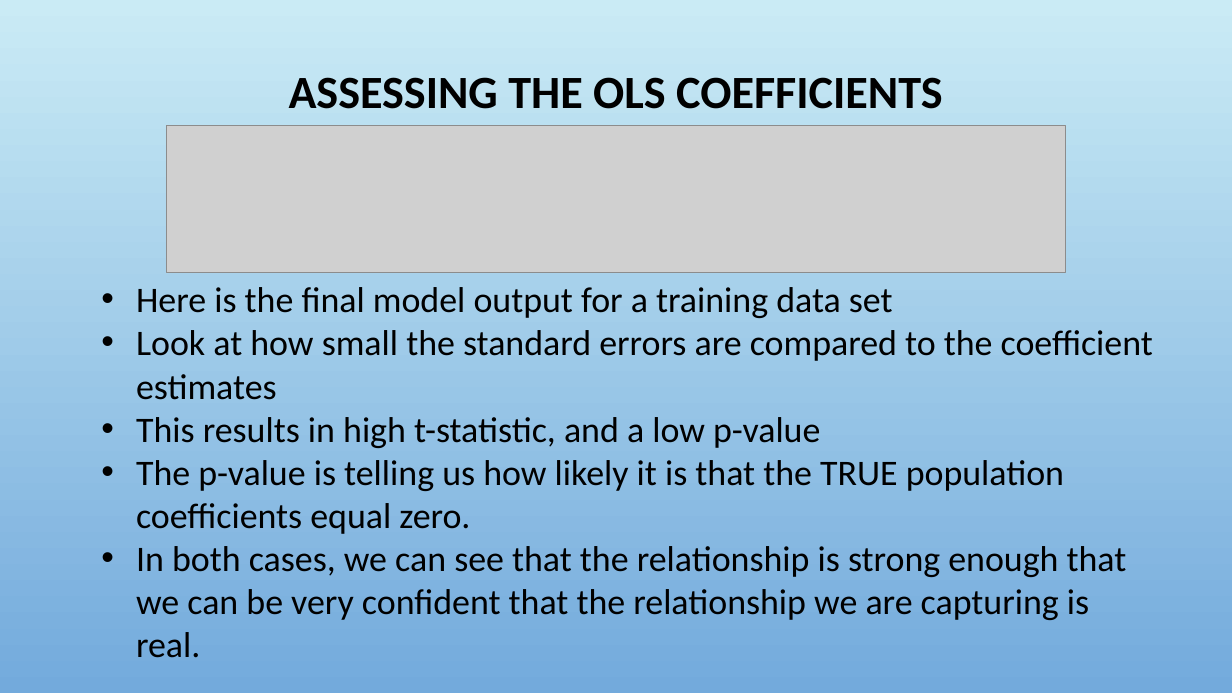
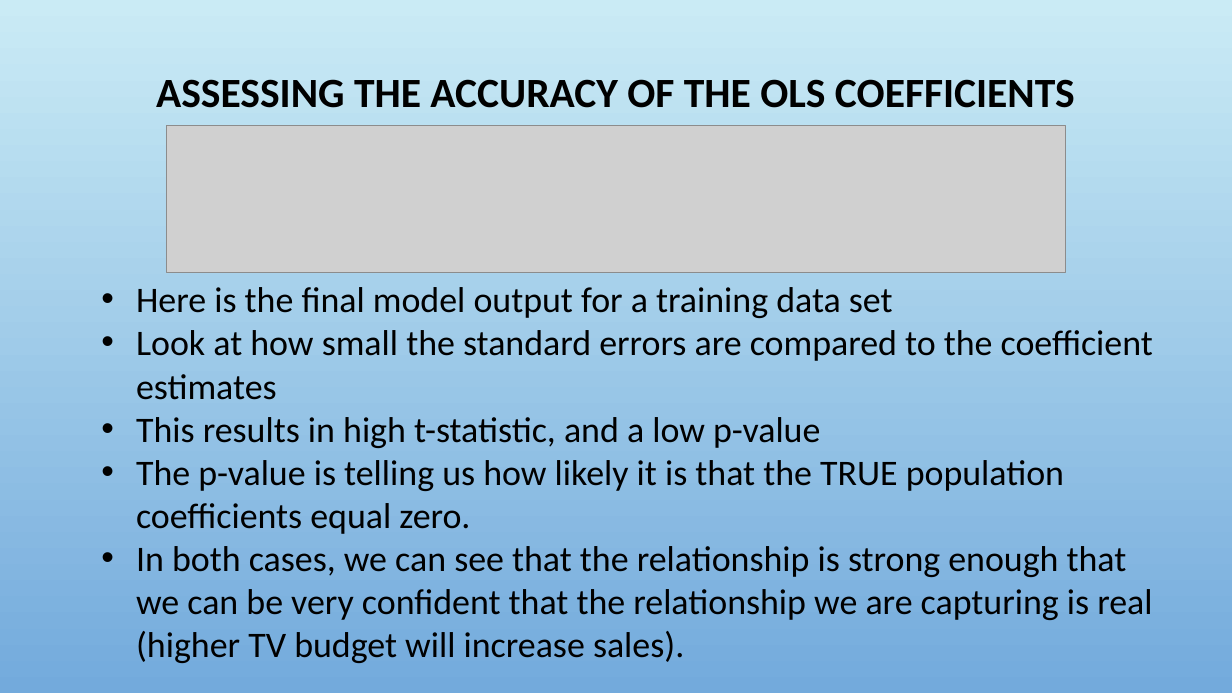
Before and after one commit to fredhutchio/intro-machine-learning, a slide deck: slide 27 of 3. Regression.pptx. Drawn at 1232x693 pixels with LibreOffice and Linux fonts; fonts in the diff are those of the drawing; grey boxes stand for pictures; background and template pictures are left out. Boxes give left, top, right and bottom in pixels: in the first picture for what was removed or moved away, otherwise in the second. Text is boxed around its words. In the diff, an @@ line names an element or a change of style, - is before the commit and + after.

```diff
--- a/3. Regression.pptx
+++ b/3. Regression.pptx
@@ title at [156, 79, 1075, 108]: text changed; size 36 to 32.4 pt @@
-ASSESSING THE OLS COEFFICIENTS
+ASSESSING THE ACCURACY OF THE OLS COEFFICIENTS
@@ text at [136, 546, 1152, 663]: text changed @@
-• In both cases, we can see that the relationship is strong enough that we can be very confident that the relationship we are capturing is real.
+• In both cases, we can see that the relationship is strong enough that we can be very confident that the relationship we are capturing is real (higher TV budget will increase sales).
```
Also in this commit, not shown: 33 other slides changed, 2 slides added, 1 slide removed.
